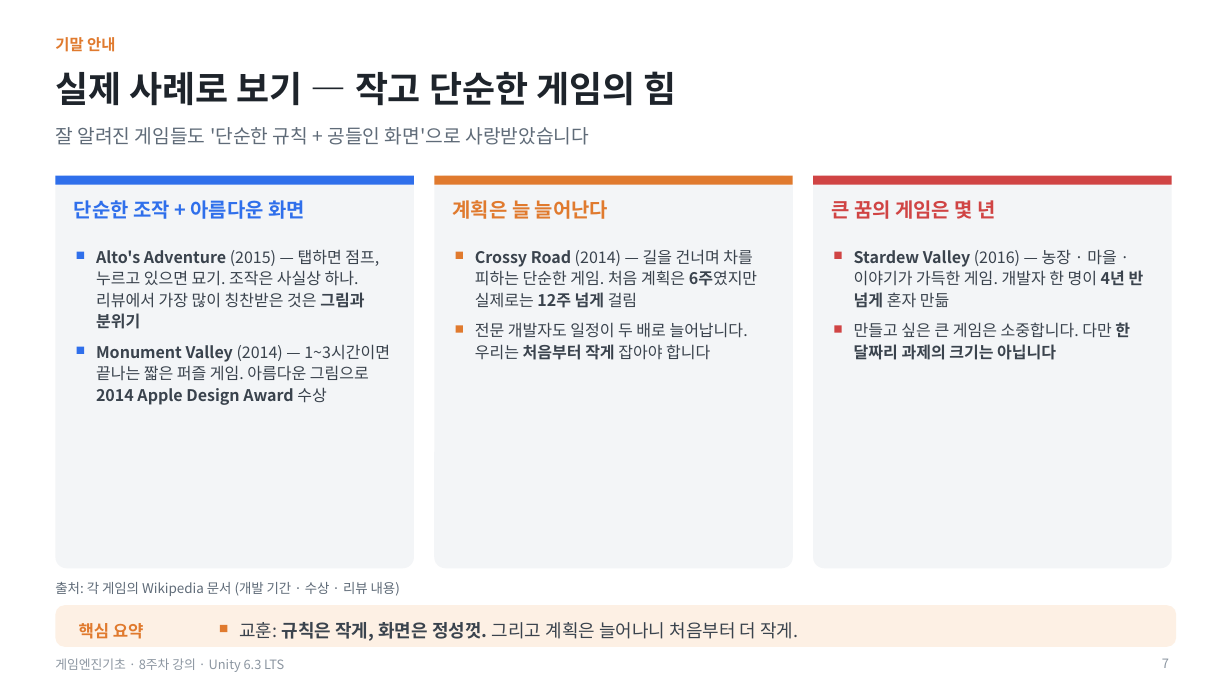
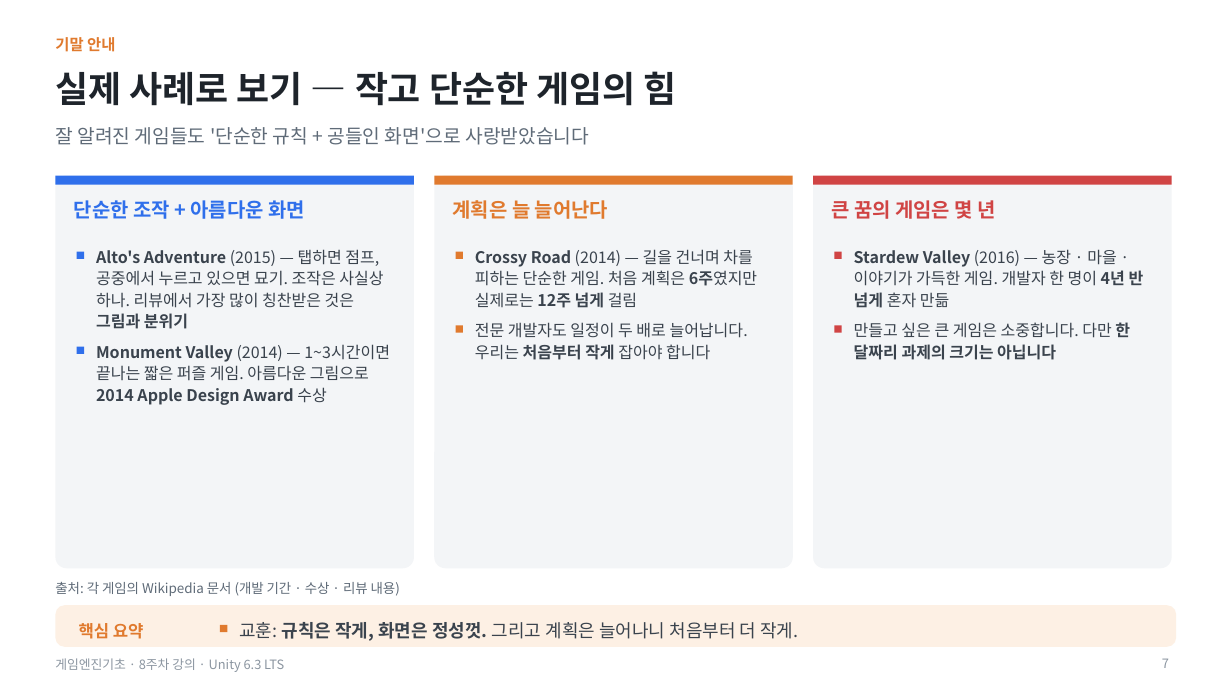
Before and after one commit to iplay-garden/game-engine-basics, a slide deck: slide 7 of 8주차/한국어/게임엔진기초_8주차_오프라인_강의슬라이드.pptx. Drawn at 1232x693 pixels with LibreOffice and Linux fonts; fonts in the diff are those of the drawing. Boxes give left, top, right and bottom in pixels: in the first picture for what was removed or moved away, otherwise in the second. Text is boxed around its words. In the diff, an @@ line names an element or a change of style, - is before the commit and + after.

```diff
--- a/8주차/한국어/게임엔진기초_8주차_오프라인_강의슬라이드.pptx
+++ b/8주차/한국어/게임엔진기초_8주차_오프라인_강의슬라이드.pptx
@@ text at (96, 249, 383, 329): text changed @@
-Alto's Adventure (2015) — 탭하면 점프, 누르고 있으면 묘기. 조작은 사실상 하나. 리뷰에서 가장 많이 칭찬받은 것은 그림과 분위기
+Alto's Adventure (2015) — 탭하면 점프, 공중에서 누르고 있으면 묘기. 조작은 사실상 하나. 리뷰에서 가장 많이 칭찬받은 것은 그림과 분위기
```
Also in this commit, not shown: 3 other files.
